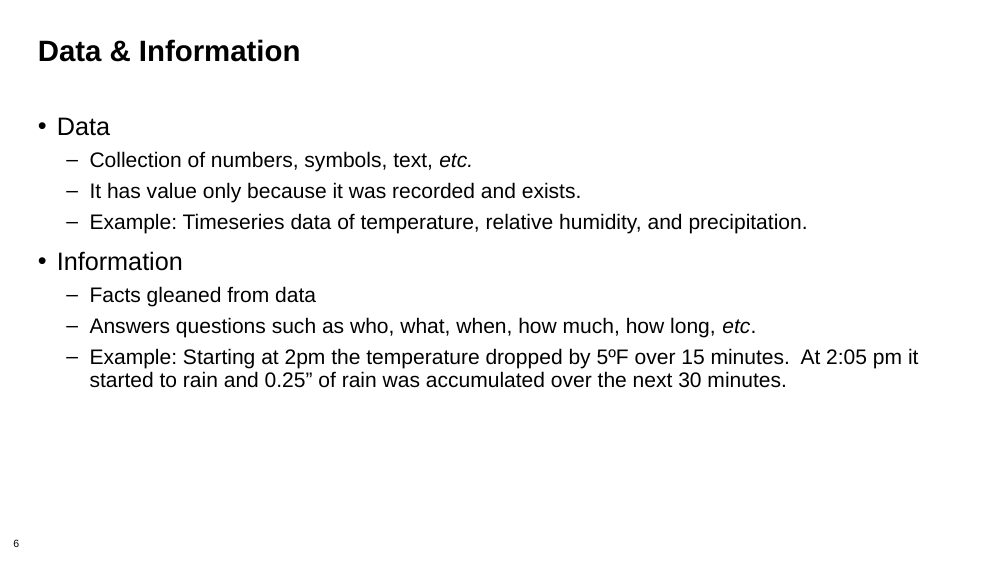
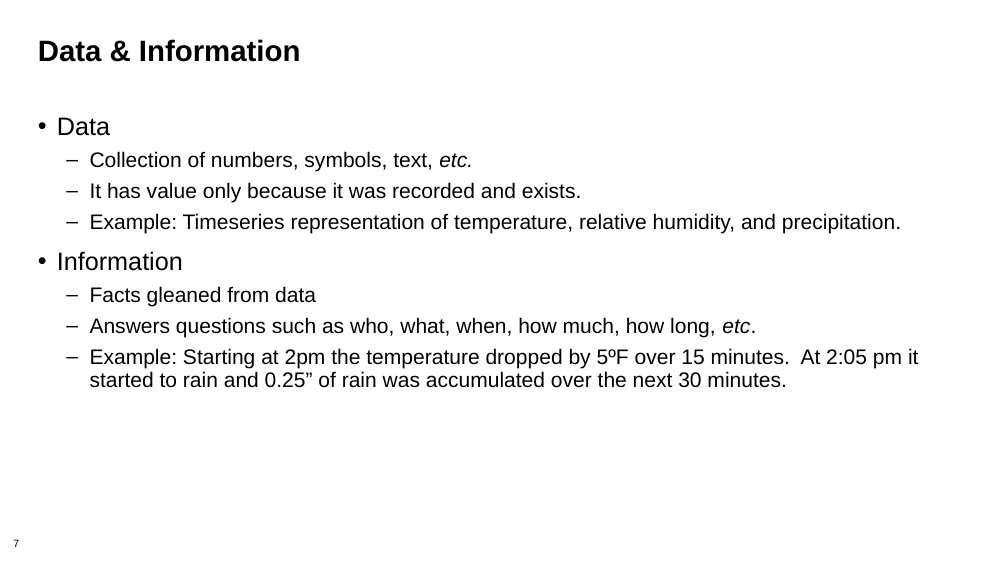
Before and after one commit to bssw-tutorial/presentations, a slide deck: slide 7 of lab-notebooks.pptx (slide 6 before the commit). Drawn at 1008x567 pixels with LibreOffice and Linux fonts; fonts in the diff are those of the drawing; background and template pictures are left out. Boxes give left, top, right and bottom in pixels: in the first picture for what was removed or moved away, otherwise in the second. Text is boxed around its words. In the diff, an @@ line names an element or a change of style, - is before the commit and + after.

```diff
--- a/lab-notebooks.pptx
+++ b/lab-notebooks.pptx
@@ text at box(90, 213, 901, 233): text changed @@
-  – Example: Timeseries data of temperature, relative humidity, and precipitation.
+  – Example: Timeseries representation of temperature, relative humidity, and precipitation.
@@ page number at box(13, 539, 19, 547): text changed @@
-6
+7
```
Also in this commit, not shown: 9 other slides changed, 2 slides added.
